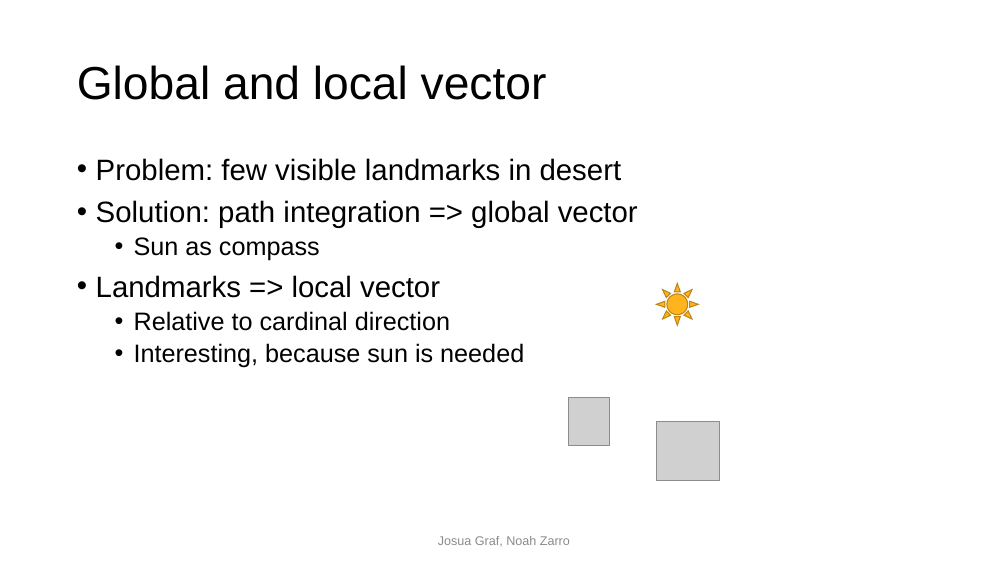
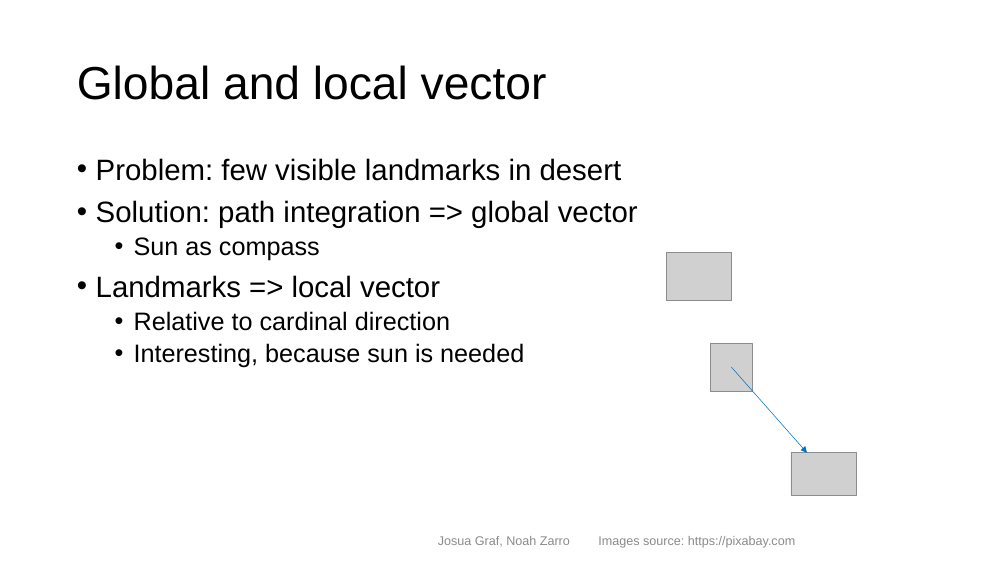
Before and after one commit to noahzarro/project_template, a slide deck: slide 3 of final_presentation/Back to home in desert.pptx. Drawn at 1008x567 pixels with LibreOffice and Linux fonts; fonts in the diff are those of the drawing; grey boxes stand for pictures; background and template pictures are left out. Boxes give left, top, right and bottom in pixels: in the first picture for what was removed or moved away, otherwise in the second. Text is boxed around its words. In the diff, an @@ line names an element or a change of style, - is before the commit and + after.

Commit message:
presentation in progress again and again

```diff
--- a/final_presentation/Back to home in desert.pptx
+++ b/final_presentation/Back to home in desert.pptx
@@ picture added at bbox=[666, 252, 731, 300] @@
@@ sun removed at bbox=[656, 284, 698, 325] @@
@@ picture: place and size @@
-picture at bbox=[569, 398, 610, 446]
+picture at bbox=[711, 343, 752, 392]
@@ arrow added from (732, 368) to (808, 453), #0070C0 0.5 pt @@
@@ picture removed at bbox=[656, 421, 719, 480] @@
@@ picture added at bbox=[791, 453, 856, 496] @@
@@ text added at bbox=[598, 536, 795, 548], 12 pt, text #8C8C8C @@
+Images source: https://pixabay.com
```
